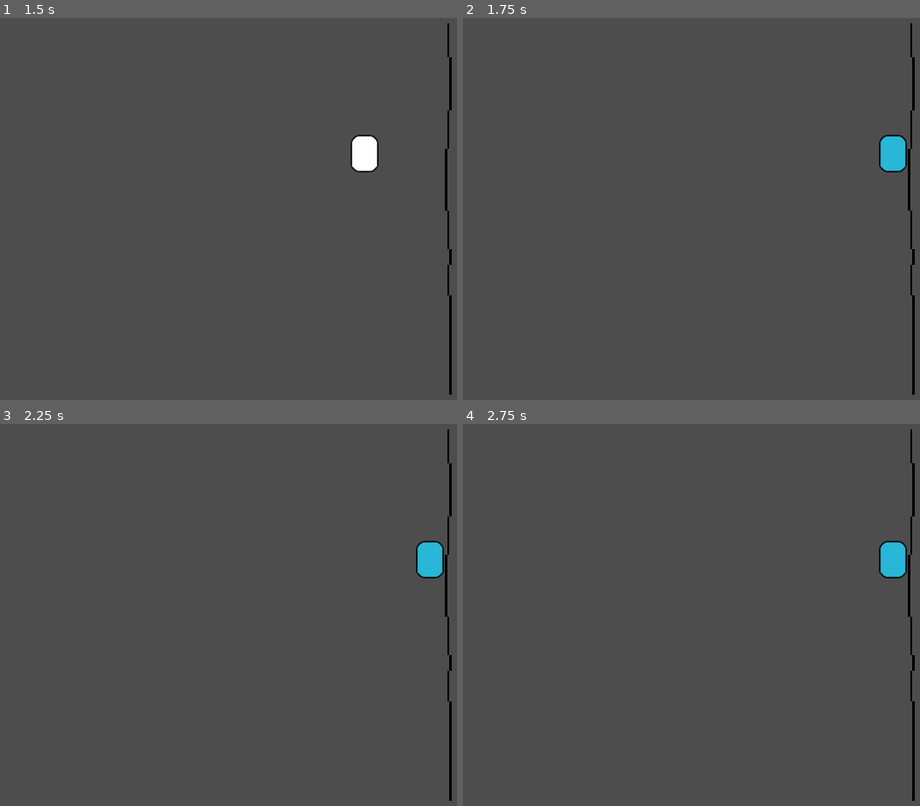
Above: before the commit, frames 1-4 (two rows, left to right).
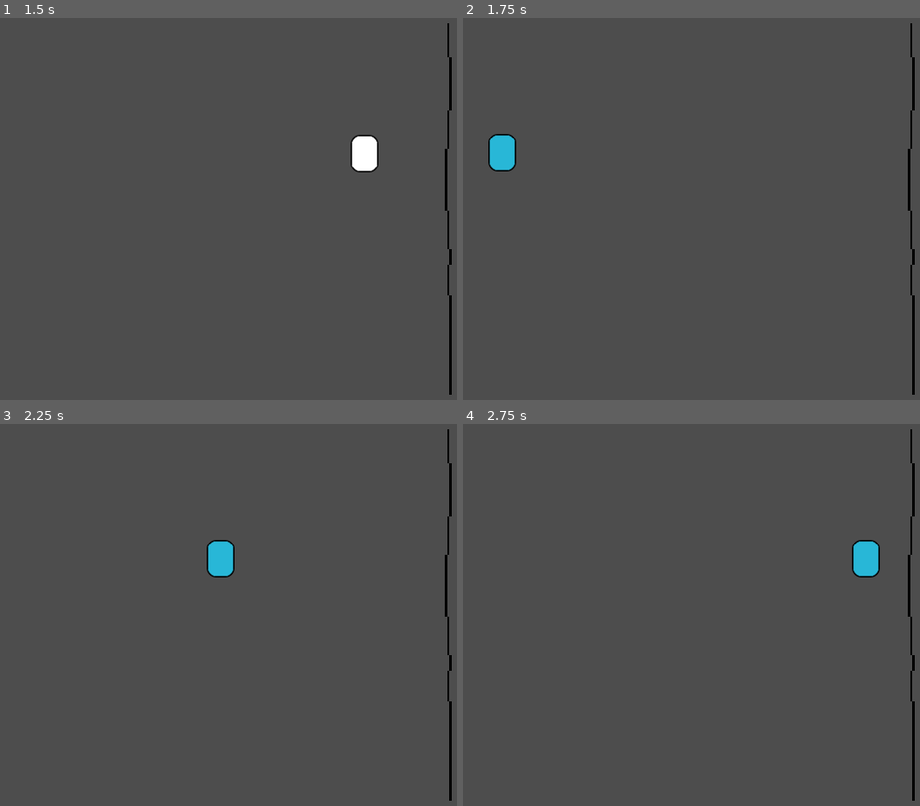
Above: after the commit, the same moments.

Repository: phan-andrew/demo3
Game: Godot game, scene res://cardthrow.tscn
Two runs of this game, one before a commit and one after it. Both use one fixed random seed, a clock stepped at 60 frames per second and the inputs below. This scene is started directly instead of the project's main scene.
Inputs:
- Up to frame 1 (1.5 s): tap Enter at 0.5 s; hold Space (move_right) 0.53-1.28 s
- Up to frame 2 (1.75 s): no input
- Up to frame 3 (2.25 s): hold Space (move_right) from 2.03 s (still down)
- Up to frame 4 (2.75 s): keep holding Space (move_right)

Frame 1 is identical in both runs. In frame 2, 1.1% of the frame differs, in the area x 5-98%, y 30-41%; in frame 3, 1.1%; in frame 4, 1.1%.

Commit message:
erm what the sigma

Diff:
--- a/CharacterBody2D.gd
+++ b/CharacterBody2D.gd
@@ -12,6 +12,8 @@
 		var collision := move_and_collide(Vector2(5,0))
 		if collision != null:
 			modulate = Color8(40,183,215)
-
+			print("collided")
+			position.x=0
+			position.y=0
 func _ready():
 	pass
--- a/cardFlip.tscn
+++ b/cardFlip.tscn
@@ -18,34 +18,6 @@
 "name": &"default",
 "speed": 5.0
 }]
-
-[sub_resource type="Animation" id="Animation_noan5"]
-resource_name = "card_flip"
-length = 0.4
-tracks/0/type = "value"
-tracks/0/imported = false
-tracks/0/enabled = true
-tracks/0/path = NodePath("card:scale")
-tracks/0/interp = 2
-tracks/0/loop_wrap = true
-tracks/0/keys = {
-"times": PackedFloat32Array(0, 0.2, 0.4),
-"transitions": PackedFloat32Array(1, 1, 1),
-"update": 0,
-"values": [Vector2(1, 1), Vector2(0.1, 1), Vector2(1, 1)]
-}
-tracks/1/type = "value"
-tracks/1/imported = false
-tracks/1/enabled = true
-tracks/1/path = NodePath("card/card_back:z_index")
-tracks/1/interp = 1
-tracks/1/loop_wrap = true
-tracks/1/keys = {
-"times": PackedFloat32Array(0.156818, 0.18467),
-"transitions": PackedFloat32Array(1, 1),
-"update": 1,
-"values": [-1, 0]
-}
 
 [sub_resource type="Animation" id="Animation_2h8i5"]
 length = 0.001
@@ -72,6 +44,34 @@
 "transitions": PackedFloat32Array(1),
 "update": 1,
 "values": [-1]
+}
+
+[sub_resource type="Animation" id="Animation_noan5"]
+resource_name = "card_flip"
+length = 0.4
+tracks/0/type = "value"
+tracks/0/imported = false
+tracks/0/enabled = true
+tracks/0/path = NodePath("card:scale")
+tracks/0/interp = 2
+tracks/0/loop_wrap = true
+tracks/0/keys = {
+"times": PackedFloat32Array(0, 0.2, 0.4),
+"transitions": PackedFloat32Array(1, 1, 1),
+"update": 0,
+"values": [Vector2(1, 1), Vector2(0.1, 1), Vector2(1, 1)]
+}
+tracks/1/type = "value"
+tracks/1/imported = false
+tracks/1/enabled = true
+tracks/1/path = NodePath("card/card_back:z_index")
+tracks/1/interp = 1
+tracks/1/loop_wrap = true
+tracks/1/keys = {
+"times": PackedFloat32Array(0.189502, 0.213268),
+"transitions": PackedFloat32Array(1, 1),
+"update": 1,
+"values": [-1, 0]
 }
 
 [sub_resource type="AnimationLibrary" id="AnimationLibrary_bpgj4"]
--- /dev/null
+++ b/control.tscn
@@ -0,0 +1,8 @@
+[gd_scene load_steps=2 format=3 uid="uid://d3ek46lgf4la"]
+
+[ext_resource type="Script" path="res://Control.gd" id="1_53xkr"]
+
+[node name="Control" type="Control"]
+layout_mode = 3
+anchors_preset = 0
+script = ExtResource("1_53xkr")
Not shown: 1 places in cardFlip.tscn that only renumber resources
Not shown: 1 places in cardthrow.tscn that only renumber resources
